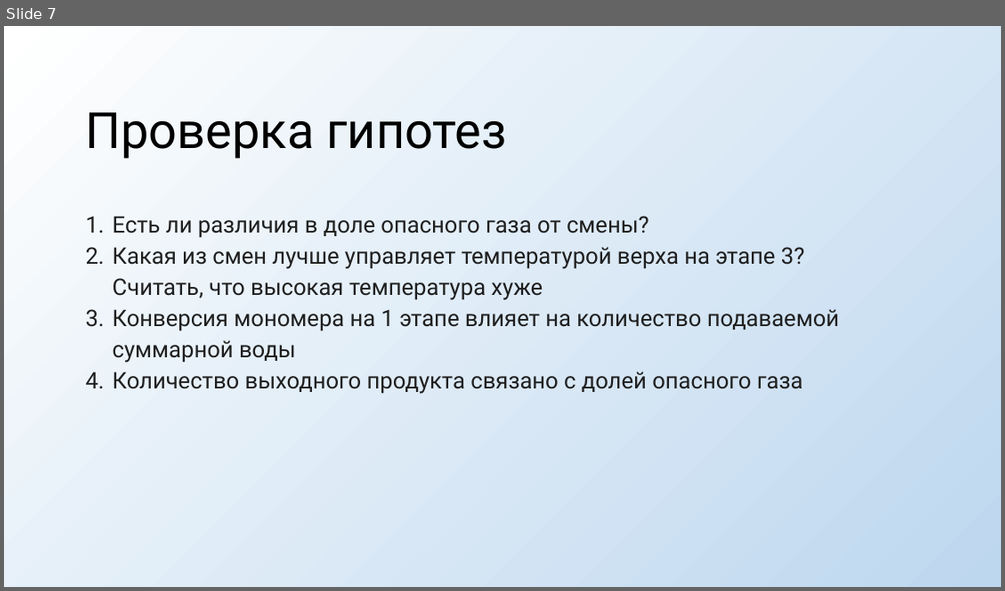
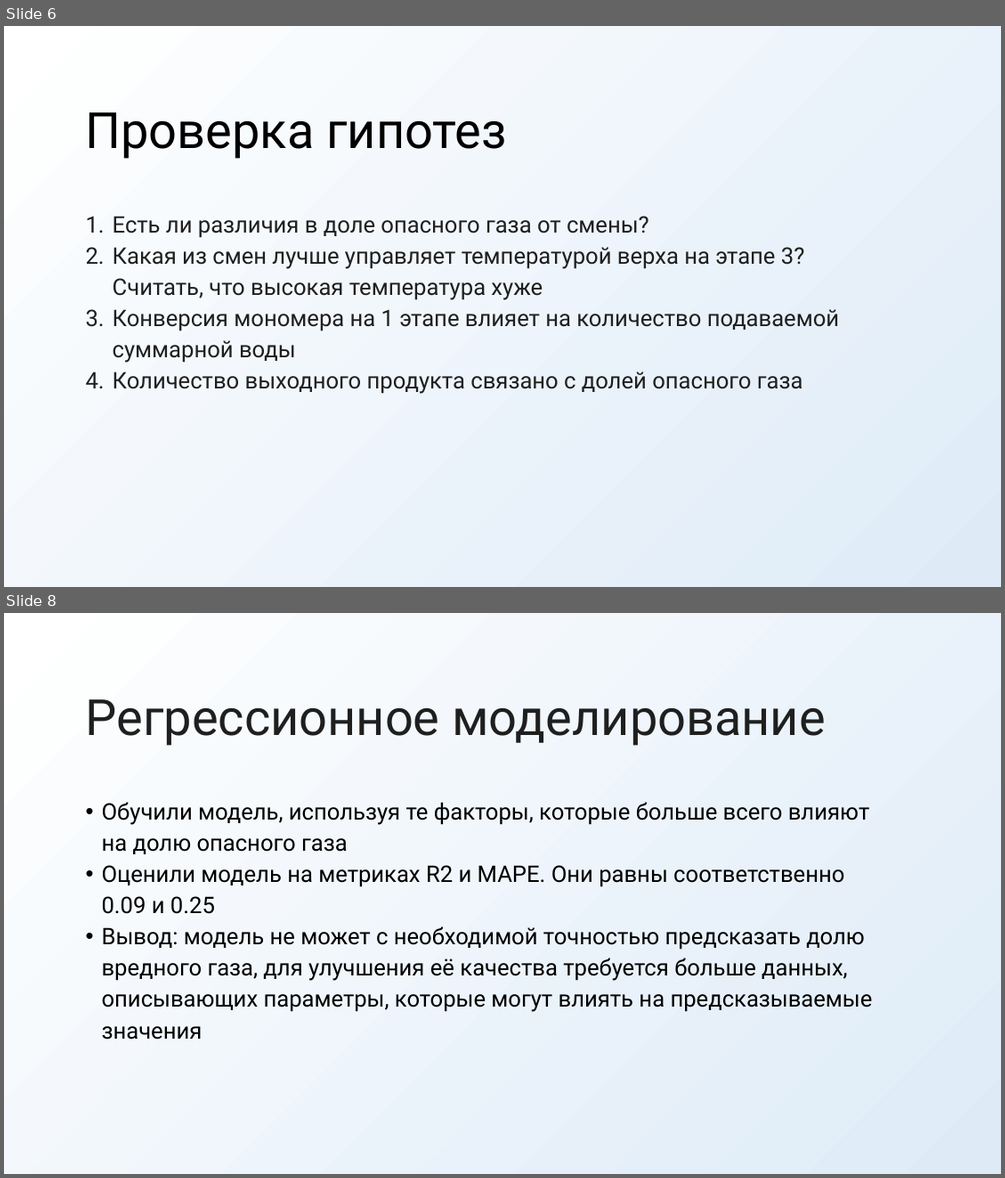
Before and after one commit to alinkalina/ad-ecology-project, a slide deck: presentation.pptx. Shown one above the other, each under a label of ours: slide 7 before the commit, slides 6 and 8 after it; the slides between them are not shown. The pictures are 1005x591 and 1005x1178 pixels, drawn with LibreOffice and Linux fonts; fonts in the diff are those of the drawing. Boxes give left, top, right and bottom in pixels: in the first picture for what was removed or moved away, otherwise in the second. Text is boxed around its words. In the diff, an @@ line names an element or a change of style, - is before the commit and + after.

Commit message:
fix presentation file

```diff
--- a/presentation.pptx
+++ b/presentation.pptx
@@ slide 8 added at box(4, 613, 1001, 1174), background gradient #DEEBF7 to #FFFFFF @@
@@ text added at box(86, 699, 825, 746), 48 pt, text #1F1F1F @@
+Регрессионное моделирование
@@ text added at box(102, 802, 873, 1039), 22 pt, text #000000 @@
+• Обучили модель, используя те факторы, которые больше всего влияют на долю опасного газа
+• Оценили модель на метриках R2 и MAPE. Они равны соответственно 0.09 и 0.25
+• Вывод: модель не может с необходимой точностью предсказать долю вредного газа, для улучшения её качества требуется больше данных, описывающих параметры, которые могут влиять на предсказываемые значения
@@ what was slide 7 is now slide 6 @@
@@ slide 6 changed as well @@
@@ background gradient #BDD7EE to #FFFFFF to gradient #DEEBF7 to #FFFFFF @@
```
Also in this commit, not shown: 5 other slides changed, 3 other slides added, 1 slide removed.
